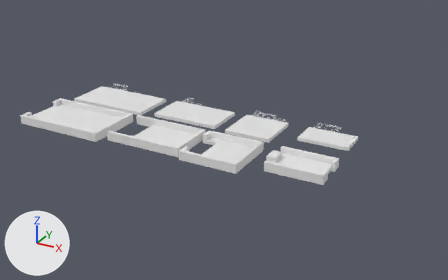
Before and after pictures for a commit that changed the Blender file hardware/case.blend.
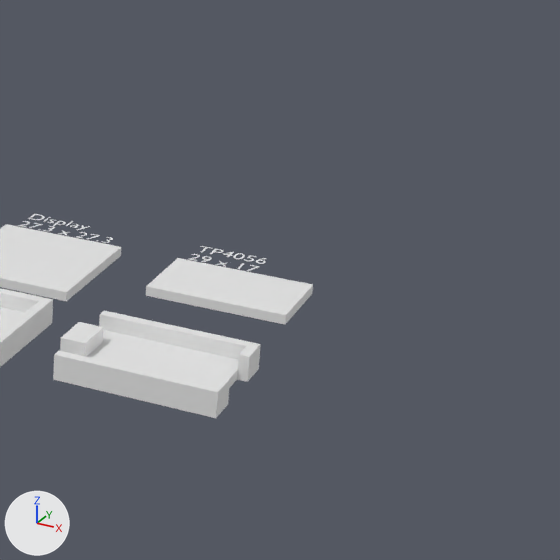
Each version appears first whole from a camera (50 mm lens) standing at (25.6, -30.19, 13.8) and looking at (10.13, -2.07, -0.26), and next in a close-up on the part from 55% to 100% of the width and 12% to 85% of the height. Every picture has the same lights, and +X, +Y and +Z are marked at lower left. The older version's two pictures come first.
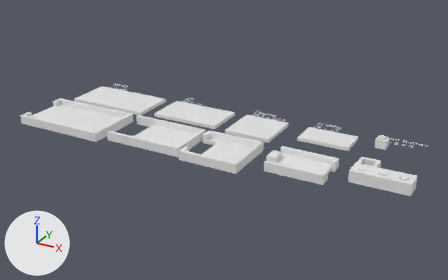
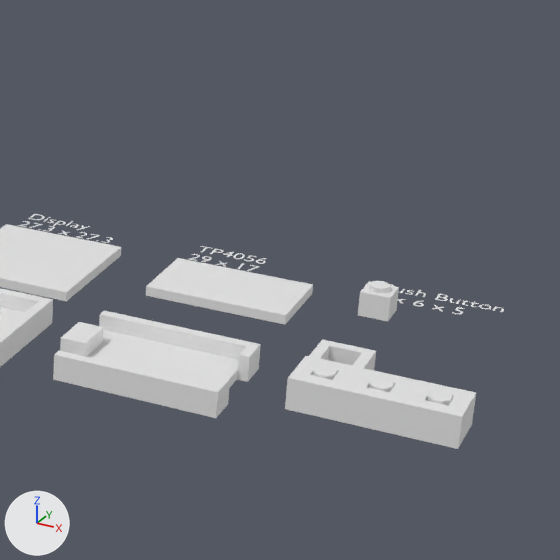
The change, as JSON lines over the scene's bpy script:
```json
{"op": "add", "block": "me_cube_011", "code": ["me_cube_011 = bpy.data.meshes.new('Cube.011')", "me_cube_011.from_pydata(...)  # 104 vertices, 104 faces; spans x -0.051..0.95, y -0.05..0.95, z -0.05..0.04"]}
{"op": "add", "block": "me_cube", "code": ["me_cube = bpy.data.meshes.new('Cube')", "me_cube.from_pydata(...)  # a box spanning x 0.0..0.6, y -0.6..0.0, z 0.0..0.5; a 12-sided cylinder along z spanning x 0.1..0.5, y -0.5..-0.1, z 0.2..0.6"]}
{"op": "add", "block": "me_cube_009", "code": ["me_cube_009 = bpy.data.meshes.new('Cube.009')", "me_cube_009.from_pydata(...)  # 32 vertices, 32 faces; spans x -1.0..0.0, y 0.0..1.0, z -0.05..0.47"]}
{"op": "add", "block": "txt_text_004", "code": ["txt_text_004 = bpy.data.curves.new('Text.004', 'FONT')", "txt_text_004.body = 'Push Button\\n6 x 6 x 5'", "txt_text_004.size = 0.5"]}
{"op": "add", "block": "ob_text_004", "code": ["ob_text_004 = bpy.data.objects.new('Text.004', txt_text_004)", "ob_text_004.location = (18.0, 1.9, 0.0)"]}
{"op": "add", "block": "ob_cube_018", "code": ["ob_cube_018 = bpy.data.objects.new('Cube.018', me_cube_011)", "ob_cube_018.location = (20.05, -3.95, 0.52)"]}
{"op": "add", "block": "ob_cube_017", "code": ["ob_cube_017 = bpy.data.objects.new('Cube.017', me_cube_011)", "ob_cube_017.location = (19.05, -3.95, 0.52)"]}
{"op": "add", "block": "ob_cube_016", "code": ["ob_cube_016 = bpy.data.objects.new('Cube.016', me_cube_011)", "ob_cube_016.location = (18.05, -3.95, 0.52)"]}
{"op": "add", "block": "ob_cube_015", "code": ["ob_cube_015 = bpy.data.objects.new('Cube.015', me_cube_009)", "ob_cube_015.location = (21.0, -4.0, 0.0)", "_m = ob_cube_015.modifiers.new('Boolean', 'BOOLEAN')", "_m.object = ob_cube_010", "_m.solver = 'MANIFOLD'"]}
{"op": "add", "block": "ob_cube_010", "code": ["ob_cube_010 = bpy.data.objects.new('Cube.010', me_cube)", "ob_cube_010.location = (18.2, -3.2, 0.0)"]}
{"op": "add", "block": "ob_cube_014", "code": ["ob_cube_014 = bpy.data.objects.new('Cube.014', me_cube_009)", "ob_cube_014.location = (20.0, -4.0, 0.0)", "_m = ob_cube_014.modifiers.new('Boolean', 'BOOLEAN')", "_m.object = ob_cube_010", "_m.solver = 'MANIFOLD'"]}
{"op": "add", "block": "ob_cube_013", "code": ["ob_cube_013 = bpy.data.objects.new('Cube.013', me_cube_009)", "ob_cube_013.location = (19.0, -3.0, 0.0)", "_m = ob_cube_013.modifiers.new('Boolean', 'BOOLEAN')", "_m.object = ob_cube_010", "_m.solver = 'MANIFOLD'", "_m = ob_cube_013.modifiers.new('Boolean.001', 'BOOLEAN')", "_m.object = ob_cube_011", "_m.solver = 'MANIFOLD'", "_m = ob_cube_013.modifiers.new('Boolean.002', 'BOOLEAN')", "_m.object = ob_cube_012", "_m.solver = 'MANIFOLD'"]}
{"op": "add", "block": "ob_cube_011", "code": ["ob_cube_011 = bpy.data.objects.new('Cube.011', me_cube)", "ob_cube_011.location = (19.2, -3.2, 0.0)"]}
{"op": "add", "block": "ob_cube_012", "code": ["ob_cube_012 = bpy.data.objects.new('Cube.012', me_cube)", "ob_cube_012.location = (20.2, -3.2, 0.0)"]}
{"op": "add", "block": "ob_cube_009", "code": ["ob_cube_009 = bpy.data.objects.new('Cube.009', me_cube_009)", "ob_cube_009.location = (19.0, -4.0, 0.0)", "_m = ob_cube_009.modifiers.new('Boolean', 'BOOLEAN')", "_m.object = ob_cube_010", "_m.solver = 'MANIFOLD'"]}
{"op": "add", "block": "ob_cube_008", "code": ["ob_cube_008 = bpy.data.objects.new('Cube.008', me_cube)", "ob_cube_008.location = (18.0, 1.0, 0.0)"]}
```

Where the change shows, as pixel boxes (x1, y1, x2, y2) in the close-ups (560 x 560 px):
```json
{"object": "Cube.015", "change": "added", "after": [399, 398, 476, 449]}
{"object": "Cube.018", "change": "added", "after": [402, 380, 476, 421]}
{"object": "Cube.014", "change": "added", "after": [341, 395, 402, 435]}
{"object": "Cube.017", "change": "added", "after": [344, 368, 417, 408]}
{"object": "Cube.009", "change": "added", "after": [285, 382, 344, 422]}
{"object": "Cube.016", "change": "added", "after": [287, 356, 360, 395]}
{"object": "Cube.008", "change": "added", "after": [358, 281, 399, 321]}
{"object": "Cube.013", "change": "added", "after": [309, 339, 376, 370]}
{"object": "Text.004", "change": "added", "after": [390, 284, 504, 314]}
{"object": "Cube.012", "change": "added", "after": [427, 391, 452, 405]}
{"object": "Cube.011", "change": "added", "after": [368, 378, 394, 392]}
{"object": "Cube.010", "change": "added", "after": [312, 366, 337, 380]}
```
